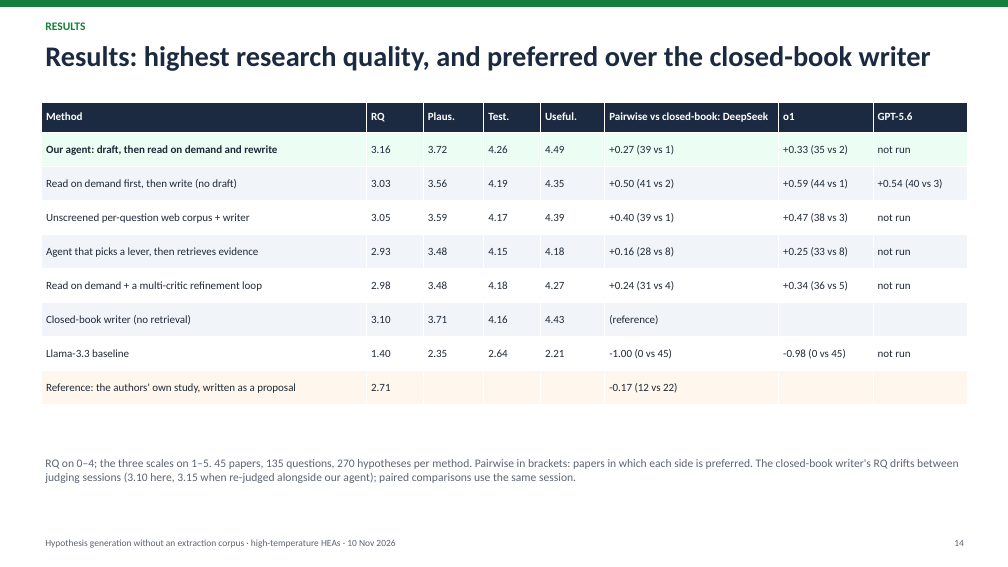
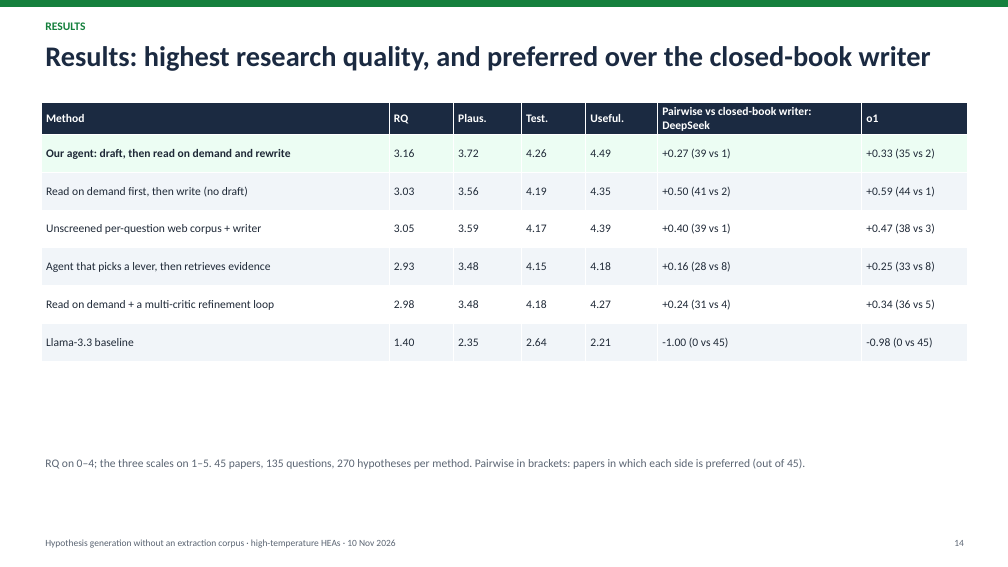
Before and after one commit to yadyneshsonale/materials-hypothesis-generation, a slide deck: slide 14 of presentations/2026-11-10_on_demand_retrieval/on_demand_hypothesis_generation_2026-11-10.pptx. Drawn at 1008x567 pixels with LibreOffice and Linux fonts; fonts in the diff are those of the drawing. Boxes give left, top, right and bottom in pixels: in the first picture for what was removed or moved away, otherwise in the second. Text is boxed around its words. In the diff, an @@ line names an element or a change of style, - is before the commit and + after.

```diff
--- a/presentations/2026-11-10_on_demand_retrieval/on_demand_hypothesis_generation_2026-11-10.pptx
+++ b/presentations/2026-11-10_on_demand_retrieval/on_demand_hypothesis_generation_2026-11-10.pptx
@@ table at (42,102,968,359) @@
-Method | RQ | Plaus. | Test. | Useful. | Pairwise vs closed-book: DeepSeek | o1 | GPT-5.6
-Our agent: draft, then read on demand and rewrite | 3.16 | 3.72 | 4.26 | 4.49 | +0.27 (39 vs 1) | +0.33 (35 vs 2) | not run
-Read on demand first, then write (no draft) | 3.03 | 3.56 | 4.19 | 4.35 | +0.50 (41 vs 2) | +0.59 (44 vs 1) | +0.54 (40 vs 3)
-Unscreened per-question web corpus + writer | 3.05 | 3.59 | 4.17 | 4.39 | +0.40 (39 vs 1) | +0.47 (38 vs 3) | not run
-Agent that picks a lever, then retrieves evidence | 2.93 | 3.48 | 4.15 | 4.18 | +0.16 (28 vs 8) | +0.25 (33 vs 8) | not run
-Read on demand + a multi-critic refinement loop | 2.98 | 3.48 | 4.18 | 4.27 | +0.24 (31 vs 4) | +0.34 (36 vs 5) | not run
-Closed-book writer (no retrieval) | 3.10 | 3.71 | 4.16 | 4.43 | (reference) |  | 
-Llama-3.3 baseline | 1.40 | 2.35 | 2.64 | 2.21 | -1.00 (0 vs 45) | -0.98 (0 vs 45) | not run
-Reference: the authors' own study, written as a proposal | 2.71 |  |  |  | -0.17 (12 vs 22) |  | 
+Method | RQ | Plaus. | Test. | Useful. | Pairwise vs closed-book writer: DeepSeek | o1
+Our agent: draft, then read on demand and rewrite | 3.16 | 3.72 | 4.26 | 4.49 | +0.27 (39 vs 1) | +0.33 (35 vs 2)
+Read on demand first, then write (no draft) | 3.03 | 3.56 | 4.19 | 4.35 | +0.50 (41 vs 2) | +0.59 (44 vs 1)
+Unscreened per-question web corpus + writer | 3.05 | 3.59 | 4.17 | 4.39 | +0.40 (39 vs 1) | +0.47 (38 vs 3)
+Agent that picks a lever, then retrieves evidence | 2.93 | 3.48 | 4.15 | 4.18 | +0.16 (28 vs 8) | +0.25 (33 vs 8)
+Read on demand + a multi-critic refinement loop | 2.98 | 3.48 | 4.18 | 4.27 | +0.24 (31 vs 4) | +0.34 (36 vs 5)
+Llama-3.3 baseline | 1.40 | 2.35 | 2.64 | 2.21 | -1.00 (0 vs 45) | -0.98 (0 vs 45)
@@ text at (45,459,805,469): text changed @@
-RQ on 0–4; the three scales on 1–5. 45 papers, 135 questions, 270 hypotheses per method. Pairwise in brackets: papers in which each side is preferred. The closed-book writer's RQ drifts between judging sessions (3.10 here, 3.15 when re-judged alongside our agent); paired comparisons use the same session.
+RQ on 0–4; the three scales on 1–5. 45 papers, 135 questions, 270 hypotheses per method. Pairwise in brackets: papers in which each side is preferred (out of 45).
```
Also in this commit, not shown: 4 other slides changed, 1 slide removed, 1 other file.
